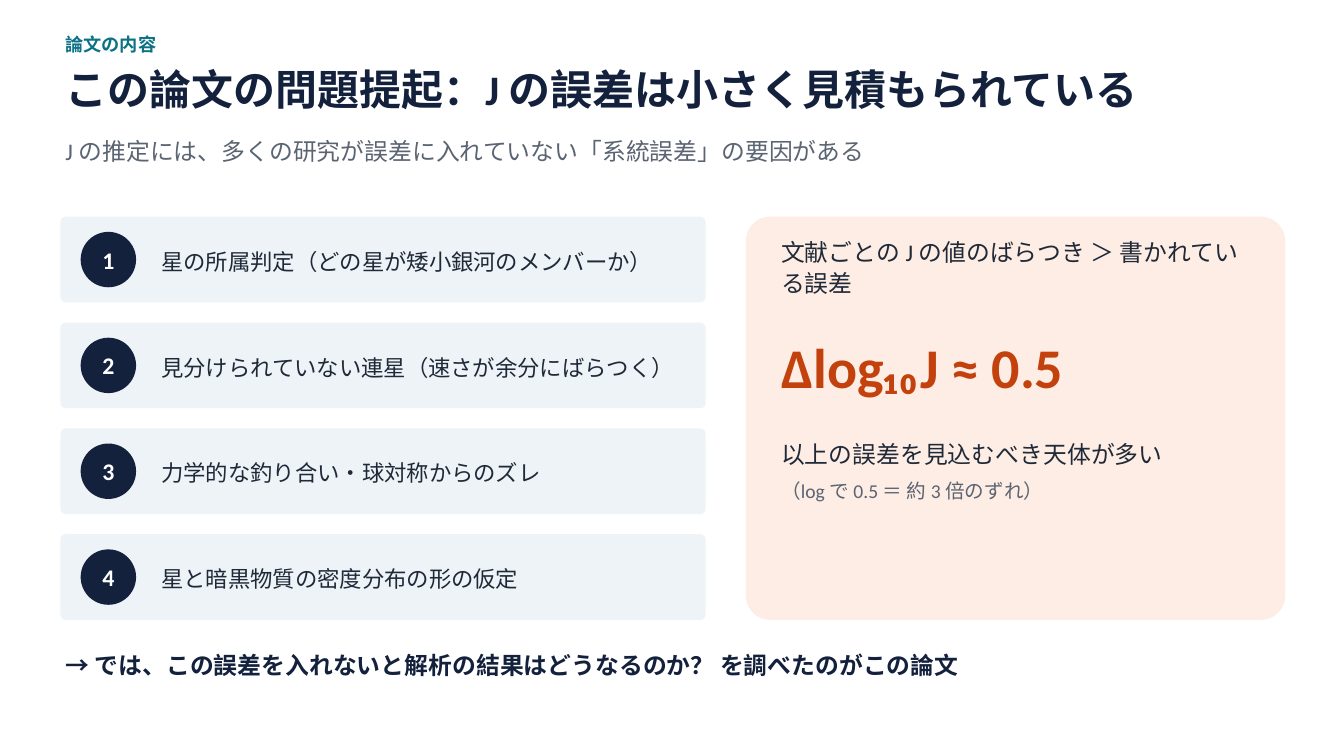
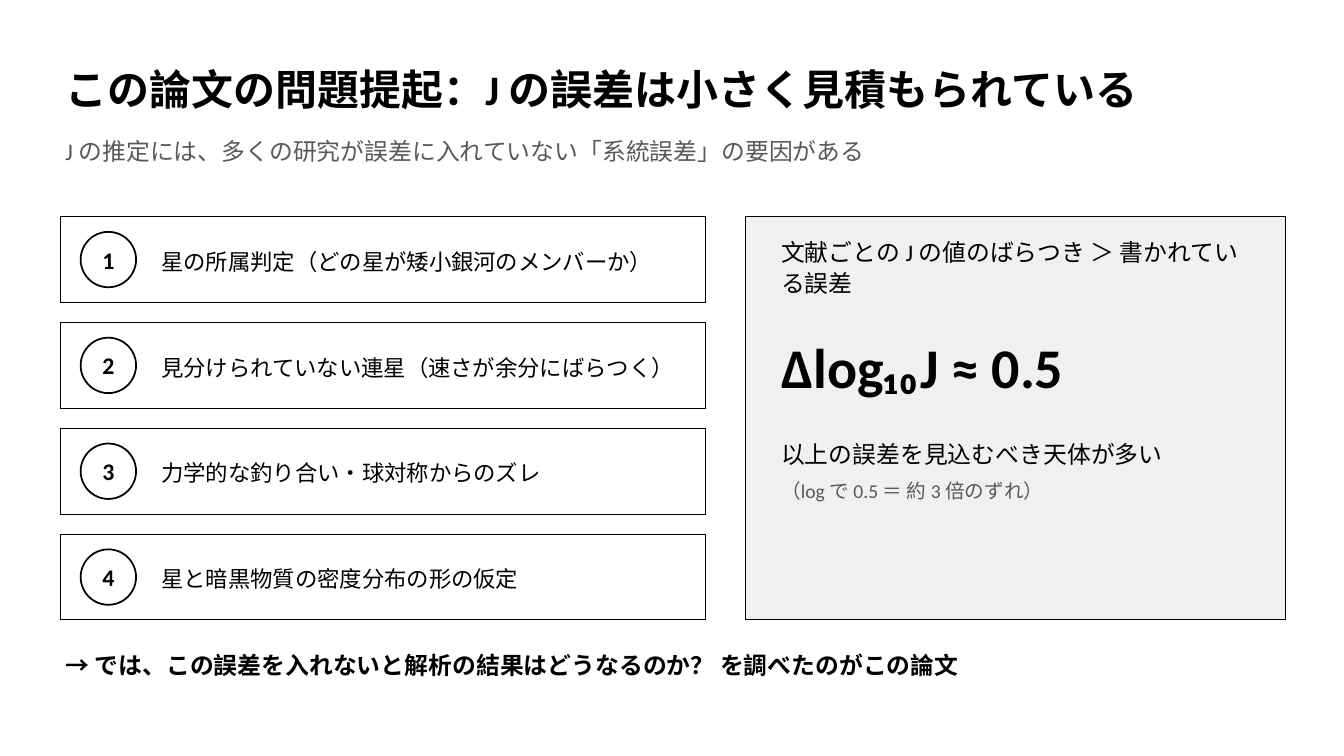
Before and after one commit to Mikann20041029/darkmatter-slides, a slide deck: slide 4 of slides/Toni Bertólez-Martínez, et al. (2026).pptx. Drawn at 1344x756 pixels with LibreOffice and Linux fonts; fonts in the diff are those of the drawing. Boxes give left, top, right and bottom in pixels: in the first picture for what was removed or moved away, otherwise in the second. Text is boxed around its words. In the diff, an @@ line names an element or a change of style, - is before the commit and + after.

```diff
--- a/slides/Toni Bertólez-Martínez, et al. (2026).pptx
+++ b/slides/Toni Bertólez-Martínez, et al. (2026).pptx
@@ text "この論文の問題提起：J の誤差は小さく見積もられている" at (65,69,1138,109): text colour #14213D to #000000 @@
@@ text removed at (65,35,156,53) @@
-論文の内容
@@ text "J の推定には、多くの研究が誤差に入れていない「系統誤差」の要因がある" at (65,140,864,162): text colour #5B6472 to #595959 @@
@@ rounded rectangle removed at (60,217,706,302) @@
@@ rectangle added at (60,217,706,302), fill #FFFFFF, outline #000000 0.75 pt @@
@@ rounded rectangle removed at (746,217,1286,620) @@
@@ rectangle added at (746,217,1286,620), fill #F0F0F0, outline #000000 0.75 pt @@
@@ text colour #1F2937 to #000000 in 5 elements at (161,251,652,272), (161,357,674,378), (161,462,540,483), (161,568,518,589), (781,241,1238,294) @@
@@ rounded rectangle removed at (60,323,706,408) @@
@@ rectangle added at (60,323,706,408), fill #FFFFFF, outline #000000 0.75 pt @@
@@ text "Δlog₁₀J ≈ 0.5" at (781,348,1064,398): text colour #C2410C to #000000 @@
@@ rounded rectangle removed at (60,429,706,514) @@
@@ rectangle added at (60,429,706,514), fill #FFFFFF, outline #000000 0.75 pt @@
@@ text "以上の誤差を見込むべき天体が多い" at (781,443,1162,502): text colour #1F2937 to #000000 in "以上の誤差を見込むべき天体が多い"; text colour #5B6472 to #595959 in "（log で 0.5 ＝ 約 3 倍のずれ）" @@
@@ rounded rectangle removed at (60,534,706,620) @@
@@ rectangle added at (60,534,706,620), fill #FFFFFF, outline #000000 0.75 pt @@
@@ text colour #FFFFFF to #000000; fill #14213D to #FFFFFF; outline none to #000000 1.25 pt in 4 elements at (81,232,136,287), (81,338,136,393), (81,444,136,499), (81,549,136,605) @@
@@ text "→ では、この誤差を入れないと解析の結果はどうなるのか？ を調べたのがこの論文" at (95,653,958,676): text colour #14213D to #000000 @@
```
Also in this commit, not shown: 10 other slides changed, 2 other files.
